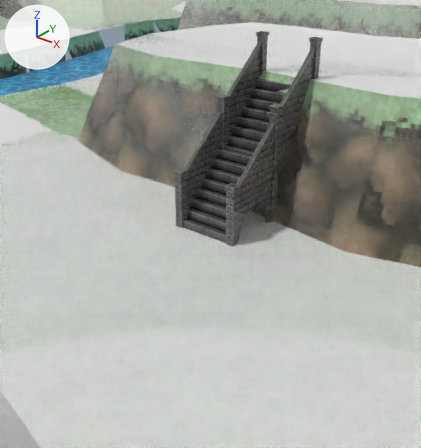
Two versions of the glTF model assets/glb/Level2.glb, one commit apart.
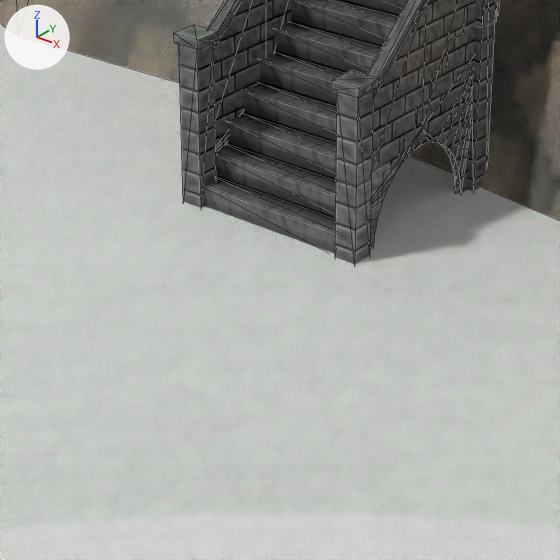
Old and new are each drawn from a 50 mm lens placed at (-2.69, -17.94, 9.61), pointed at (-13.68, -4.2, 1.09) and again close up on the part from 28% to 71% of the width and 36% to 77% of the height. Lighting does not change. The marker at upper left points along +X, +Y and +Z. The older version's two pictures come first. The close-ups show mesh edges as thin lines. Objects named as collision shapes, trigger or cutter boxes, shadow casters or lower levels of detail are left out. Where no turn or scale is listed for an object, it has been applied to the vertices.
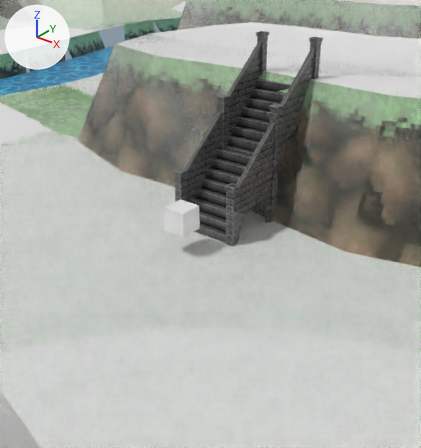
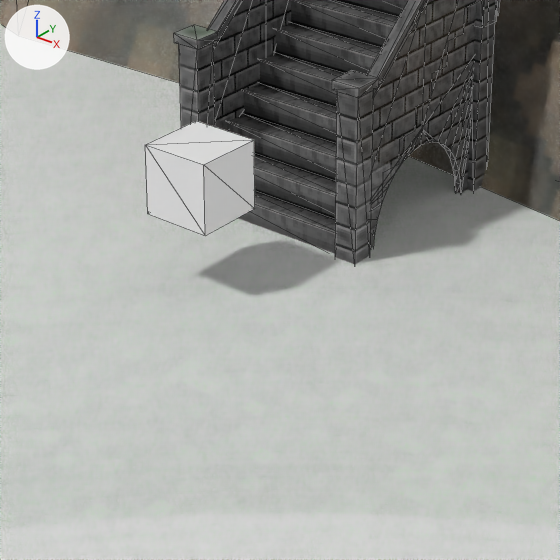
The change, as a list of edits to the scene's bpy script:
```text
Add me_cube_021:
    me_cube_021.from_pydata(...)  # a box spanning x -0.419..0.419, y -0.419..0.419, z -0.419..0.419
Add ob_action_npc_npc_guard_01:
    ob_action_npc_npc_guard_01 = bpy.data.objects.new('Action_NPC_npc_guard_01', me_cube_021)
    ob_action_npc_npc_guard_01.location = (-14.48, -4.73, 1.27)
```

What differs and where, as boxes (x1, y1, x2, y2) in the close-ups (560 x 560 px):
'Action_NPC_npc_guard_01', added: after (145, 121, 255, 235)
